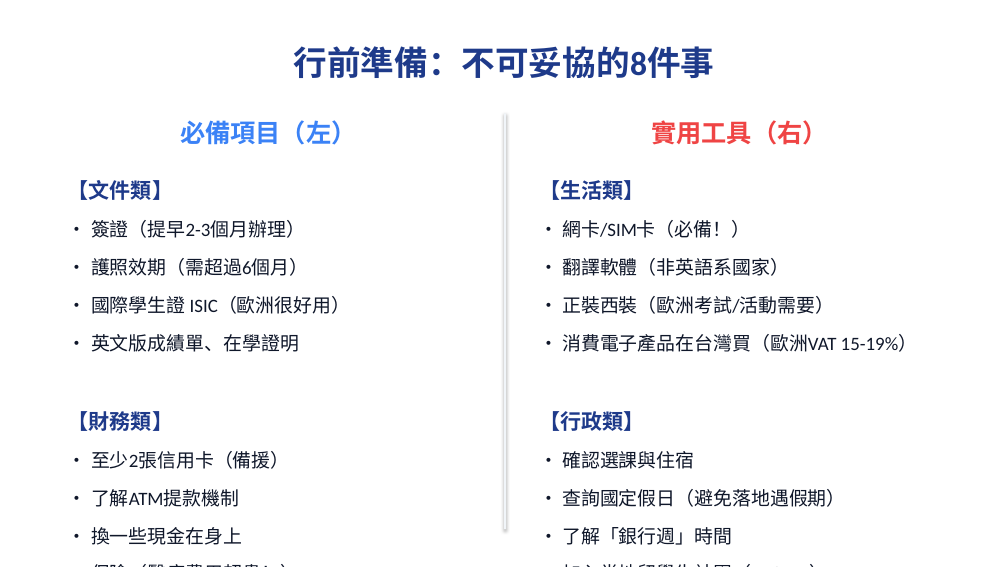
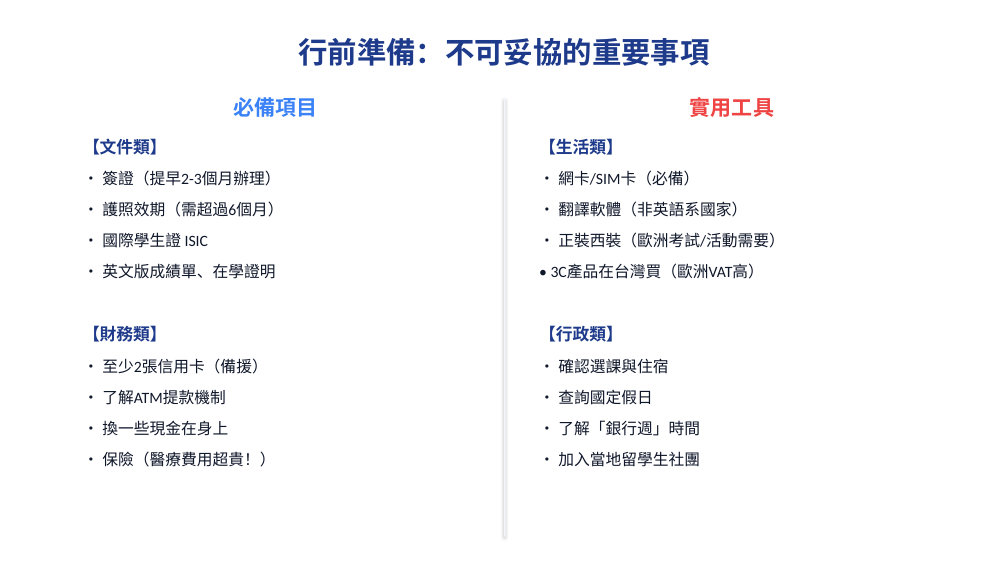
Before and after one commit to thc1006/czech-exchange, a slide deck: slide 9 of 交換經驗分享會_蔡秀吉_百川學程.pptx. Drawn at 1008x567 pixels with LibreOffice and Linux fonts; fonts in the diff are those of the drawing. Boxes give left, top, right and bottom in pixels: in the first picture for what was removed or moved away, otherwise in the second. Text is boxed around its words. In the diff, an @@ line names an element or a change of style, - is before the commit and + after.

```diff
--- a/交換經驗分享會_蔡秀吉_百川學程.pptx
+++ b/交換經驗分享會_蔡秀吉_百川學程.pptx
@@ text at [298,38,709,66]: text changed; size 32 to 28 pt @@
-行前準備：不可妥協的8件事
+行前準備：不可妥協的重要事項
@@ text at [234,97,318,117]: text changed; size 24 to 20 pt @@
-必備項目（左）
+必備項目
@@ rectangle: place and size @@
-rectangle at [504,113,507,529]
+rectangle at [504,98,506,537]
@@ text at [690,97,774,117]: text changed; size 24 to 20 pt @@
-實用工具（右）
+實用工具
@@ text "【文件類】": place and size @@
-text "【文件類】" at [68,180,351,545]
+text "【文件類】" at [83,138,283,467]
@@ text at [83,138,283,467]: size 20 to 16 pt in "【文件類】", "【財務類】"; size 18 to 15 pt in "• 簽證（提早2-3個月辦理）", "• 護照效期（需超過6個月）", "• 英文版成績單、在學證明", "• 至少2張信用卡（備援）" and 3 more places; line spacing 1.3 to 1.2 @@
@@ text "【生活類】": place and size @@
-text "【生活類】" at [539,180,918,545]
+text "【生活類】" at [539,138,785,467]
@@ text at [539,138,785,436]: size 20 to 16 pt in "【生活類】", "【行政類】"; size 18 to 15 pt in "• 翻譯軟體（非英語系國家）", "• 正裝西裝（歐洲考試/活動需要）", "• 確認選課與住宿", "• 了解「銀行週」時間"; line spacing 1.3 to 1.2 @@
@@ text at [558,170,699,186]: text changed; size 18 to 15 pt @@
-• 網卡/SIM卡（必備！）
+• 網卡/SIM卡（必備）
@@ text at [102,232,209,248]: text changed; size 18 to 15 pt @@
-• 國際學生證 ISIC（歐洲很好用）
+• 國際學生證 ISIC
@@ text at [551,264,764,279]: text changed; size 18 to 15 pt @@
-• 消費電子產品在台灣買（歐洲VAT 15-19%）
+• 3C產品在台灣買（歐洲VAT高）
@@ text at [558,390,653,405]: text changed; size 18 to 15 pt @@
-• 查詢國定假日（避免落地遇假期）
+• 查詢國定假日
@@ text at [558,451,700,467]: text changed; size 18 to 15 pt @@
-• 加入當地留學生社團（FB/Line）
+• 加入當地留學生社團
```
Also in this commit, not shown: 19 other slides changed, 1 other file.
